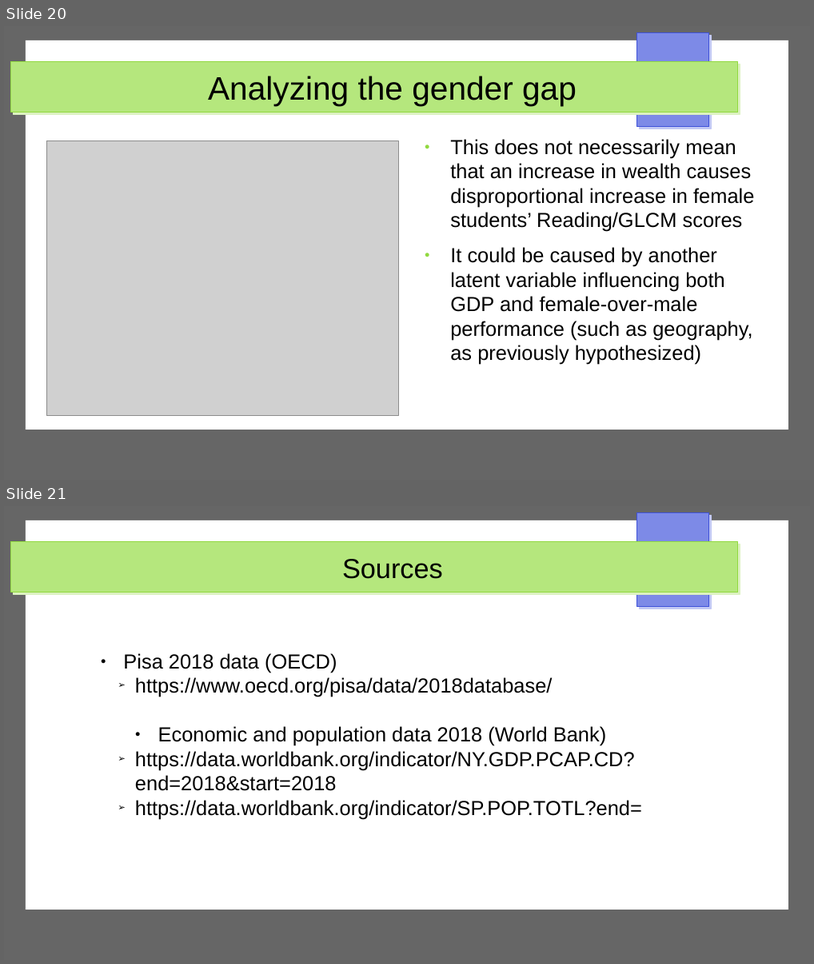
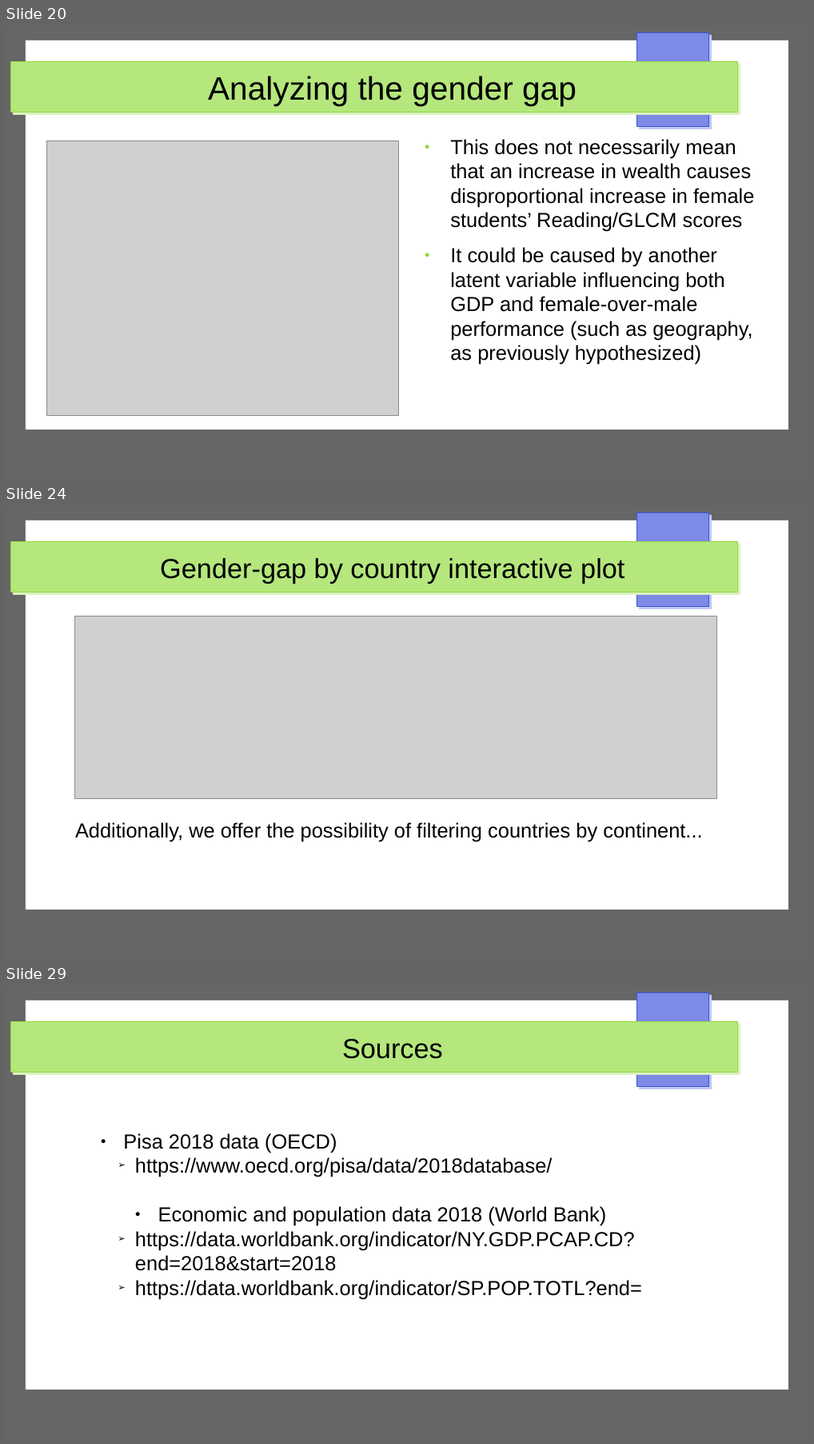
Before and after one commit to dimits-ts/visualization-assignments, a slide deck: presentation-static.odp. Shown one above the other, each under a label of ours: slides 20 and 21 before the commit, slides 20, 24 and 29 after it; the slides between them are not shown. The pictures are 814x964 and 814x1444 pixels, drawn with LibreOffice and Linux fonts; fonts in the diff are those of the drawing; grey boxes stand for pictures. Boxes give left, top, right and bottom in pixels: in the first picture for what was removed or moved away, otherwise in the second. Text is boxed around its words. In the diff, an @@ line names an element or a change of style, - is before the commit and + after.

Commit message:
add interactive plots to presentation

```diff
--- a/presentation-static.odp
+++ b/presentation-static.odp
@@ slide 24 added at [4,506,810,960], background #FFFFFF; not listed: 4 template elements that a slide beside it also shows @@
@@ title added at [160,558,625,583], 27 pt, text #000000 @@
+Gender-gap by country interactive plot
@@ picture added at [75,616,718,799] @@
@@ text added at [75,822,702,841], 20 pt, text #000000 @@
+Additionally, we offer the possibility of filtering countries by continent...
@@ what was slide 21 is now slide 29 @@
```
Also in this commit, not shown: 7 other slides added.
